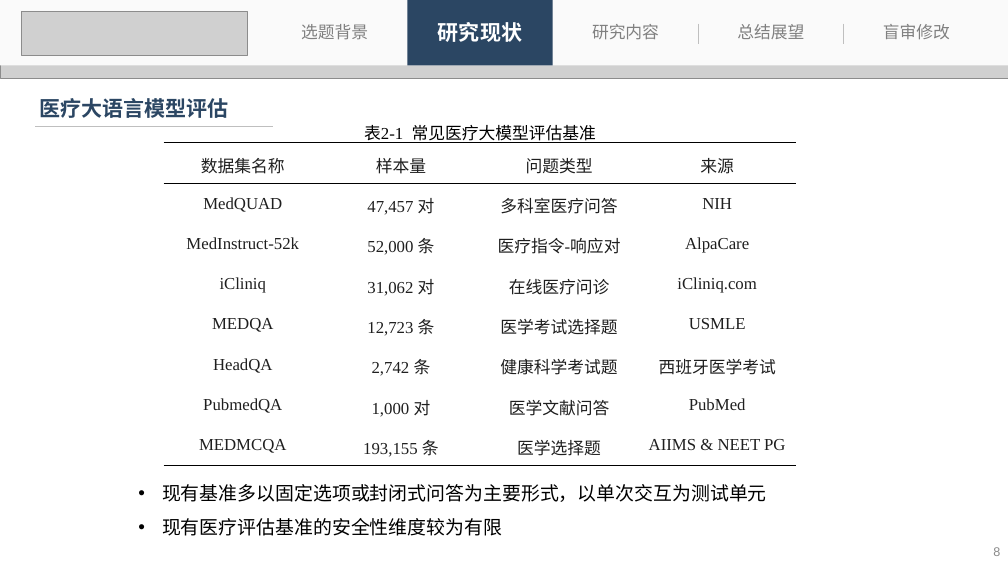
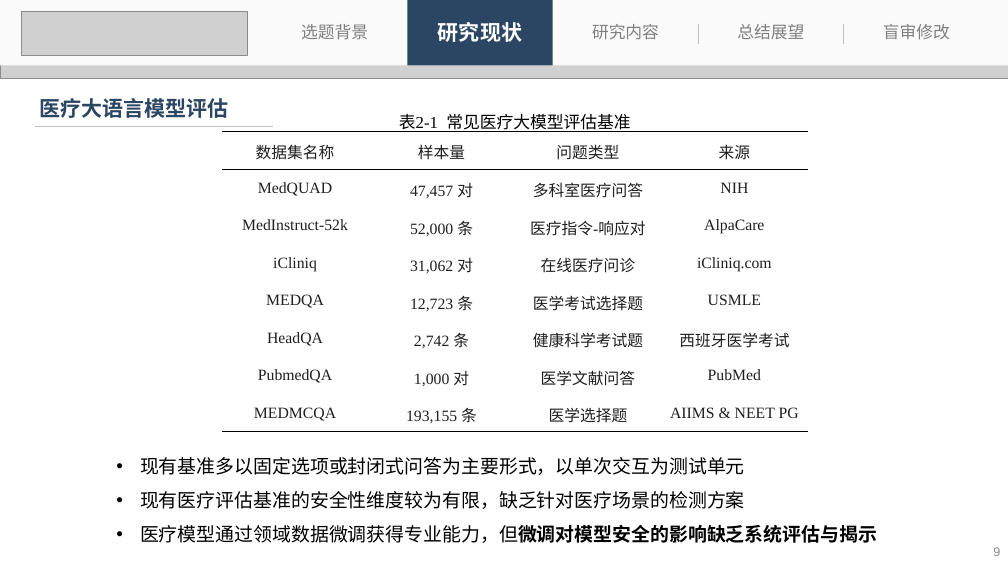
Before and after one commit to 536260668/master_thesis, a slide deck: slide 9 of 刘子恒-答辩.pptx (slide 8 before the commit). Drawn at 1008x567 pixels with LibreOffice and Linux fonts; fonts in the diff are those of the drawing; grey boxes stand for pictures. Boxes give left, top, right and bottom in pixels: in the first picture for what was removed or moved away, otherwise in the second. Text is boxed around its words. In the diff, an @@ line names an element or a change of style, - is before the commit and + after.

```diff
--- a/刘子恒-答辩.pptx
+++ b/刘子恒-答辩.pptx
@@ text "表2‑1 常见医疗大模型评估基准": place and size @@
-text "表2‑1 常见医疗大模型评估基准" at [364,125,596,143]
+text "表2‑1 常见医疗大模型评估基准" at [399,114,630,132]
@@ table at [222,132,808,433] @@
@@ size 16 to 15 pt @@
@@ table: place and size @@
-table at [164,143,796,466]
+table at [222,132,808,433]
@@ text "现有基准多以固定选项或封闭式问答为主要形式，以单次交互为测试单元": place and size @@
-text "现有基准多以固定选项或封闭式问答为主要形式，以单次交互为测试单元" at [162,484,767,536]
+text "现有基准多以固定选项或封闭式问答为主要形式，以单次交互为测试单元" at [140,457,877,543]
@@ text at [140,491,877,543]: text changed @@
-• 现有医疗评估基准的安全性维度较为有限
+• 现有医疗评估基准的安全性维度较为有限，缺乏针对医疗场景的检测方案
+• 医疗模型通过领域数据微调获得专业能力，但微调对模型安全的影响缺乏系统评估与揭示
```
Also in this commit, not shown: 5 other slides changed, 1 slide added, 1 slide removed, 1 other file.
